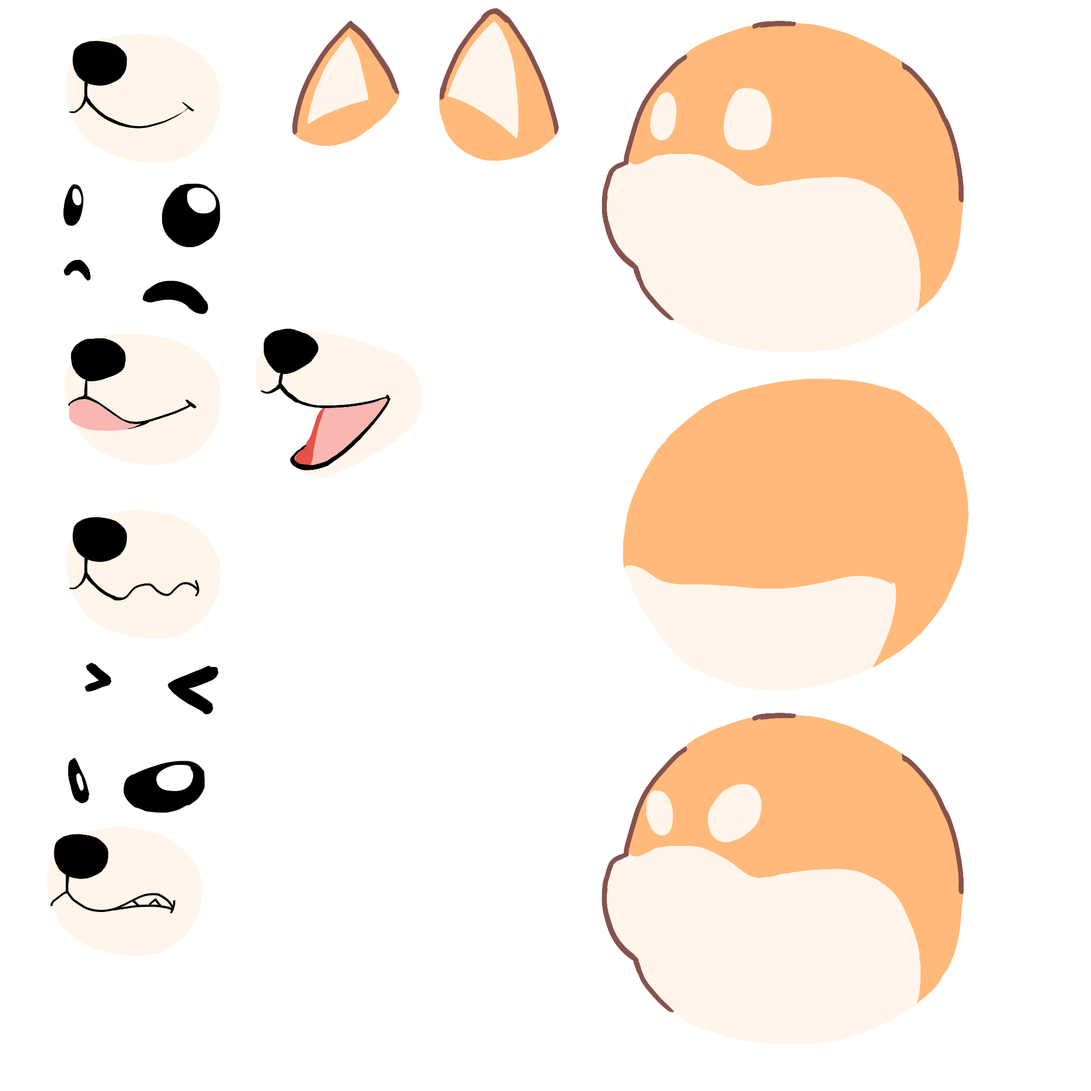
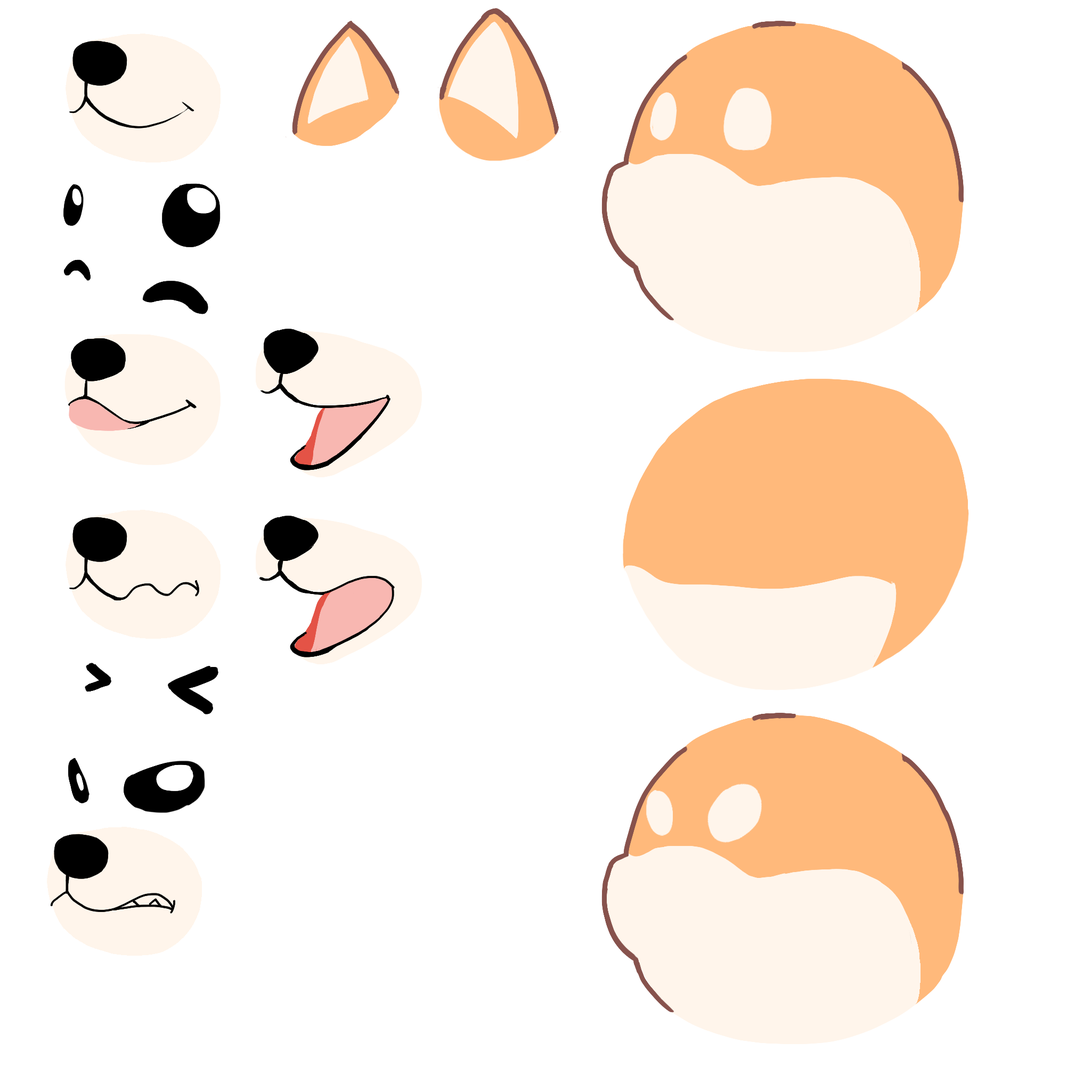
Layers edited between the first and the second 1091 x 1091 image:
added layer "Layer 19" in group "rd face" over [259, 559, 395, 657]
added layer "Layer 11 copy" in group "rd face" over [255, 515, 423, 665]
